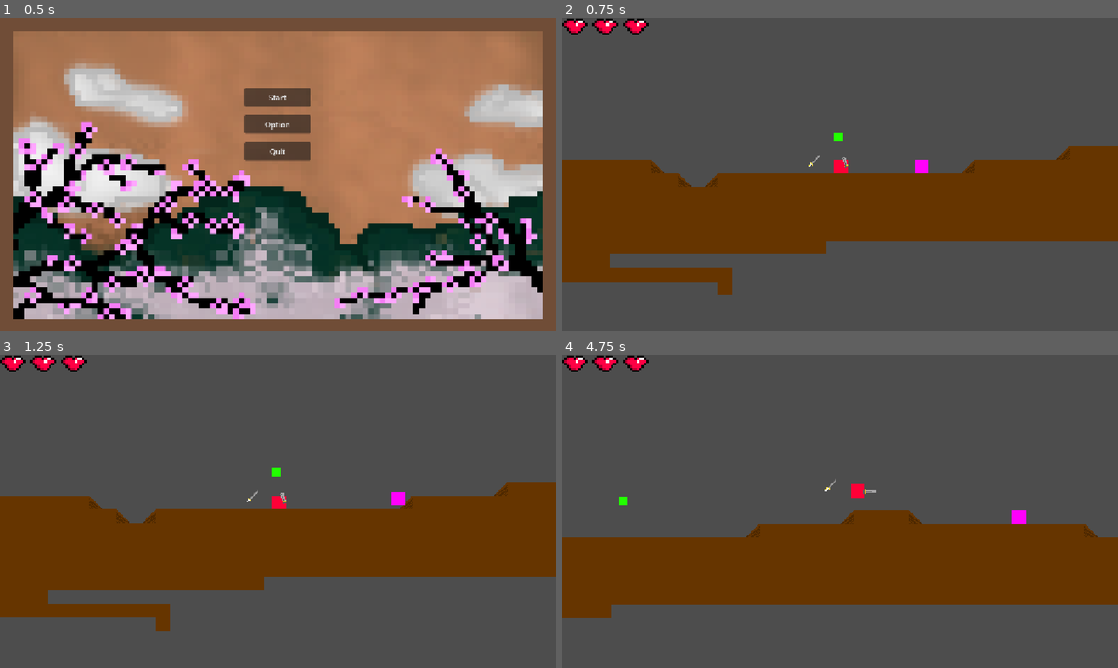
Above: before the commit, frames 1-4 (two rows, left to right).
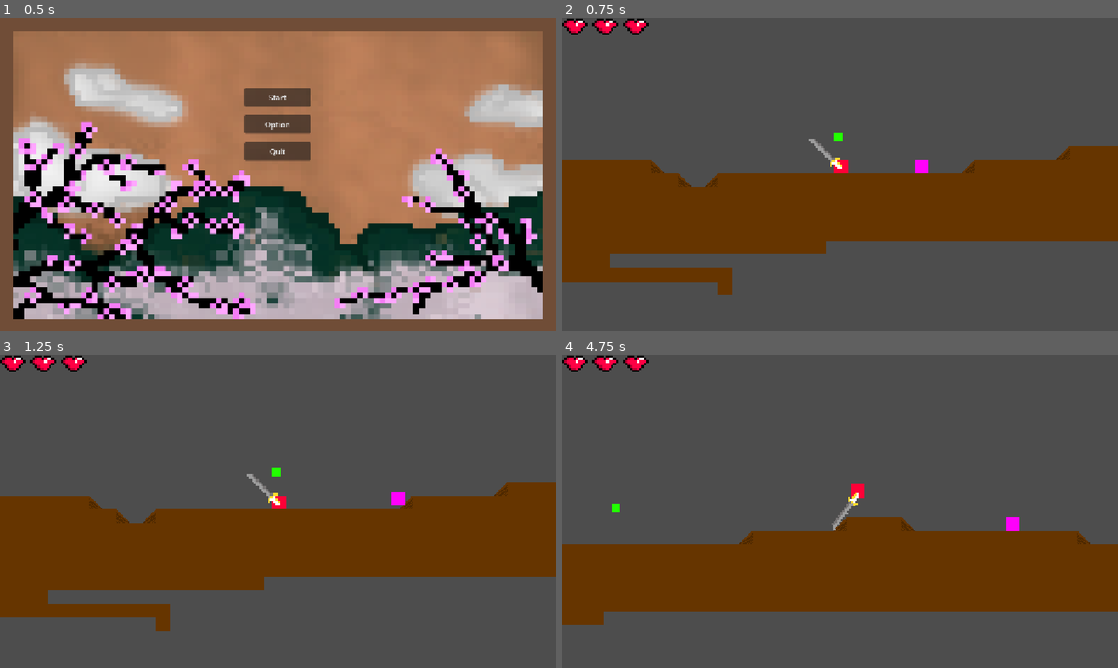
Above: after the commit, the same moments.

Repository: battlecatslover11/13EOYP-Game
Game: Godot game, scene res://MenuAssets/Title_Screen.tscn
Two runs of this game, one before a commit and one after it. Both use one fixed random seed, a clock stepped at 60 frames per second and the inputs below.
Inputs:
- Up to frame 1 (0.5 s): no input
- Up to frame 2 (0.75 s): click "Start" at 0.5 s
- Up to frame 3 (1.25 s): no input
- Up to frame 4 (4.75 s): hold Right (right) 1.28-2.78 s; tap X (attack) at 1.35, 2.85, 4.35 s; tap Up (jump) at 1.52, 2.27, 3.77, 4.52 s; tap Shift (dash) at 2.1, 3.6 s; hold Left (left) 2.78-3.53 s; hold Right (right) from 3.53 s (still down)

Frame 1 is identical in both runs. In frame 2, 0.2% of the frame differs, in the area x 44-52%, y 38-49%; in frame 3, 0.2%; in frame 4, 4.9%, in the area x 0-100%, y 39-87%.

Commit message:
fixed attack and flip lkinda

Diff:
--- a/Main_Scene.tscn
+++ b/Main_Scene.tscn
@@ -17,7 +17,7 @@
 [sub_resource type="TileSetAtlasSource" id="TileSetAtlasSource_5yw3w"]
 texture = ExtResource("2_tkmsp")
 0:0/0 = 0
-0:0/0/physics_layer_0/polygon_0/points = PackedVector2Array(-0.35971832, 0, 8, -8, 8, 8, -8, 8)
+0:0/0/physics_layer_0/polygon_0/points = PackedVector2Array(0.17985916, 0, 8, -8, 8, 8, -8, 8)
 
 [sub_resource type="TileSetAtlasSource" id="TileSetAtlasSource_qtktj"]
 texture = ExtResource("3_5yw3w")
--- a/PlayerAssets/Player.tscn
+++ b/PlayerAssets/Player.tscn
@@ -2,9 +2,8 @@
 
 [ext_resource type="Script" uid="uid://cm0ei8l3mqh0x" path="res://Scripts/player.gd" id="1_kpjcp"]
 [ext_resource type="Texture2D" uid="uid://c8y04gwmli5ss" path="res://PlayerAssets/placeholder player.png" id="1_xhfnw"]
-[ext_resource type="Texture2D" uid="uid://cqvw2fenrfxl3" path="res://PlayerAssets/PlaceHolder Sword.png" id="3_okw4i"]
+[ext_resource type="Texture2D" uid="uid://cvwf7lpf56vs3" path="res://PlayerAssets/Even Cooler Sword.png" id="3_qcf6d"]
 [ext_resource type="Texture2D" uid="uid://drhr52dvevjw1" path="res://PlayerAssets/explode.png" id="4_qcf6d"]
-[ext_resource type="Texture2D" uid="uid://b080sm3uqnfv0" path="res://PlayerAssets/untitled-pixel-art-sheet (1).png" id="5_vypit"]
 
 [sub_resource type="SpriteFrames" id="SpriteFrames_vpnsq"]
 animations = [{
@@ -29,7 +28,7 @@
 "times": PackedFloat32Array(0),
 "transitions": PackedFloat32Array(1),
 "update": 0,
-"values": [-1.8622663]
+"values": [0.0]
 }
 tracks/1/type = "value"
 tracks/1/imported = false
@@ -41,7 +40,7 @@
 "times": PackedFloat32Array(0),
 "transitions": PackedFloat32Array(1),
 "update": 0,
-"values": [Vector2(0.8, 0.95)]
+"values": [Vector2(0.7, 0.7)]
 }
 
 [sub_resource type="Animation" id="Animation_okw4i"]
@@ -55,10 +54,10 @@
 tracks/0/interp = 1
 tracks/0/loop_wrap = true
 tracks/0/keys = {
-"times": PackedFloat32Array(0, 0.15, 0.55),
+"times": PackedFloat32Array(0, 0.2, 0.55),
 "transitions": PackedFloat32Array(-2, -2, 0.5),
 "update": 0,
-"values": [1.0524335, 1.0524335, -1.2740904]
+"values": [-2.591814, -2.591814, 0.0]
 }
 tracks/1/type = "value"
 tracks/1/imported = false
@@ -68,9 +67,9 @@
 tracks/1/loop_wrap = true
 tracks/1/keys = {
 "times": PackedFloat32Array(0, 0.55),
-"transitions": PackedFloat32Array(0.5, 0.5),
-"update": 0,
-"values": [Vector2(0.8, 0.95), Vector2(1, 1)]
+"transitions": PackedFloat32Array(2, 2),
+"update": 0,
+"values": [Vector2(0.55, 0.65), Vector2(0.7, 0.7)]
 }
 
 [sub_resource type="Animation" id="Animation_qcf6d"]
@@ -85,9 +84,9 @@
 tracks/0/loop_wrap = true
 tracks/0/keys = {
 "times": PackedFloat32Array(0, 0.15),
-"transitions": PackedFloat32Array(1, -2),
-"update": 0,
-"values": [-1.8622663, 1.0524335]
+"transitions": PackedFloat32Array(0.5, -2),
+"update": 0,
+"values": [0.0, -2.591814]
 }
 tracks/1/type = "value"
 tracks/1/imported = false
@@ -97,9 +96,9 @@
 tracks/1/loop_wrap = true
 tracks/1/keys = {
 "times": PackedFloat32Array(0),
-"transitions": PackedFloat32Array(1),
-"update": 0,
-"values": [Vector2(0.8, 0.95)]
+"transitions": PackedFloat32Array(0.5),
+"update": 0,
+"values": [Vector2(0.7, 0.7)]
 }
 
 [sub_resource type="AnimationLibrary" id="AnimationLibrary_vypit"]
@@ -107,6 +106,62 @@
 &"RESET": SubResource("Animation_vypit"),
 &"Sword_Return": SubResource("Animation_okw4i"),
 &"Sword_Swing": SubResource("Animation_qcf6d")
+}
+
+[sub_resource type="Animation" id="Animation_sw074"]
+length = 0.001
+tracks/0/type = "value"
+tracks/0/imported = false
+tracks/0/enabled = true
+tracks/0/path = NodePath(".:scale")
+tracks/0/interp = 1
+tracks/0/loop_wrap = true
+tracks/0/keys = {
+"times": PackedFloat32Array(0),
+"transitions": PackedFloat32Array(1),
+"update": 0,
+"values": [Vector2(0.7, 0.7)]
+}
+
+[sub_resource type="Animation" id="Animation_srqhs"]
+resource_name = "look_left"
+length = 0.15
+step = 0.05
+tracks/0/type = "value"
+tracks/0/imported = false
+tracks/0/enabled = true
+tracks/0/path = NodePath(".:scale")
+tracks/0/interp = 1
+tracks/0/loop_wrap = true
+tracks/0/keys = {
+"times": PackedFloat32Array(0, 0.15),
+"transitions": PackedFloat32Array(1, 2),
+"update": 0,
+"values": [Vector2(0.7, 0.7), Vector2(-0.7, 0.7)]
+}
+
+[sub_resource type="Animation" id="Animation_vd6we"]
+resource_name = "look_right"
+length = 0.15
+step = 0.05
+tracks/0/type = "value"
+tracks/0/imported = false
+tracks/0/enabled = true
+tracks/0/path = NodePath(".:scale")
+tracks/0/interp = 1
+tracks/0/loop_wrap = true
+tracks/0/keys = {
+"times": PackedFloat32Array(0, 0.15),
+"transitions": PackedFloat32Array(1, 2),
+"update": 0,
+"values": [Vector2(-0.7, 0.7), Vector2(0.7, 0.7)]
+}
+
+[sub_resource type="AnimationLibrary" id="AnimationLibrary_sw074"]
+_data = {
+&"RESET": SubResource("Animation_sw074"),
+&"look_left": SubResource("Animation_srqhs"),
+&"look_right": SubResource("Animation_vd6we")
 }
 
 [sub_resource type="RectangleShape2D" id="RectangleShape2D_kne1u"]
@@ -288,17 +343,17 @@
 sprite_frames = SubResource("SpriteFrames_vpnsq")
 
 [node name="Sword" type="Sprite2D" parent="AnimatedSprite2D" unique_id=347060735]
-position = Vector2(7, 0.9999999)
-rotation = -1.8622663
-scale = Vector2(0.8, 0.95)
-texture = ExtResource("3_okw4i")
-offset = Vector2(8, 0)
+position = Vector2(1, 3)
+scale = Vector2(0.7, 0.7)
+texture = ExtResource("3_qcf6d")
+offset = Vector2(27.565, -31.31)
 
 [node name="AnimationPlayer" type="AnimationPlayer" parent="AnimatedSprite2D/Sword" unique_id=187767057]
 libraries/ = SubResource("AnimationLibrary_vypit")
 
 [node name="flip_anim" type="AnimationPlayer" parent="AnimatedSprite2D" unique_id=2134565802]
 root_node = NodePath("../Sword")
+libraries/ = SubResource("AnimationLibrary_sw074")
 
 [node name="ColorRect" type="ColorRect" parent="AnimatedSprite2D" unique_id=1219432511]
 clip_children = 2
@@ -349,10 +404,6 @@
 [node name="DeathTimer" type="Timer" parent="." unique_id=1387865381]
 wait_time = 0.5
 
-[node name="UntitledPixelArtSheet(1)" type="Sprite2D" parent="." unique_id=1758585464]
-position = Vector2(-30, -23)
-texture = ExtResource("5_vypit")
-
 [connection signal="animation_finished" from="AnimatedSprite2D/Sword/AnimationPlayer" to="." method="_on_animation_player_animation_finished"]
 [connection signal="timeout" from="DashTimer" to="." method="_on_dash_timer_timeout"]
 [connection signal="timeout" from="DashTimer2" to="." method="_on_dash_timer_2_timeout"]
--- a/Scripts/player.gd
+++ b/Scripts/player.gd
@@ -19,6 +19,7 @@
 var knockback_power = 25
 var is_hurt:bool = false
 var enemy_collisions = []
+var current_dir = "right"
 @export var slash_time:float = 0.1
 @export var sword_return_time:float = 0.4
 @export var weapon_damage:float = 1
@@ -26,6 +27,7 @@
 @onready var current_health:int = max_health
 @onready var effects = $Effect
 @onready var hurt_timer = $HurtTimer
+
 
 
 func ready():
@@ -62,6 +64,13 @@
 		dir = -1
 		flip.flip_h = true
 
+	if current_dir == "right":
+		$AnimatedSprite2D/flip_anim.play("look_left")
+		current_dir = "left"
+
+	if current_dir == "left":
+		$AnimatedSprite2D/flip_anim.play("look_right")
+		current_dir = "right"
 
 	if is_on_floor():
 		coyote_activate = false
Renamed: PlayerAssets/untitled-pixel-art-sheet (1).png -> PlayerAssets/Cooler Sword.png
Not shown, changed: PlayerAssets/Cooler Sword.png.import
Binary file added: PlayerAssets/Even Cooler Sword.png
Not shown, added: PlayerAssets/Even Cooler Sword.png.import
